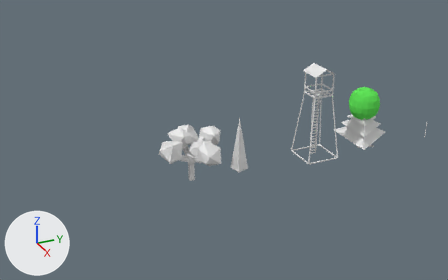
An edit to the Blender file bird_hordes_Data/Resources/environment_objects.blend, drawn before and after from the same camera.
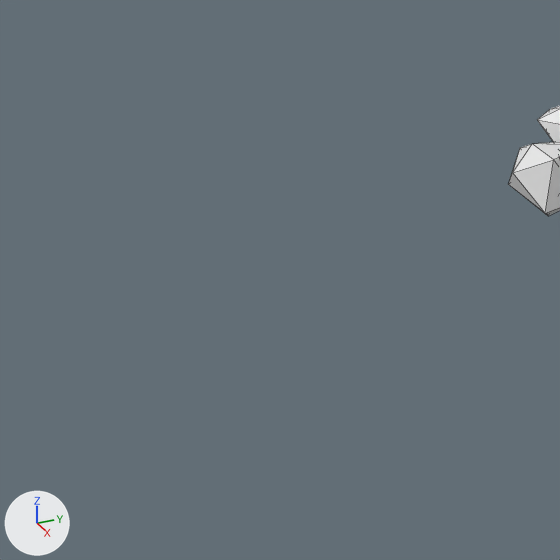
The first picture shows the older version from a 50 mm lens placed at (54.8, -42.5, 31.3), pointed at (-3.1, -16.4, 2.4). The close-ups show both versions on the part from 0% to 39% of the width and 35% to 97% of the height of that picture; other places that the commit changed are outside them. Arrows for +X, +Y and +Z are at lower left; the lights stay in place. The close-ups show mesh edges as thin lines.
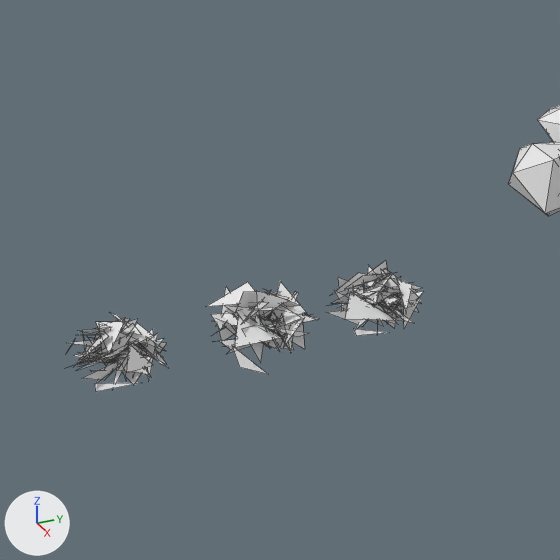
What differs and where, as boxes (x1, y1, x2, y2) in the close-ups (560 x 560 px):
'Bush.001', added: after (206, 281, 318, 374)
'Bush.002', added: after (68, 312, 168, 391)
'Bush', added: after (326, 261, 424, 336)

The edits, one by one:
Mesh me_icosphere_003 is new.
It has 243 vertices, 81 faces and spans x -1.52..1.43, y -1.53..1.52, z -0.29..1.6.
Mesh me_icosphere_002 is new.
It has 243 vertices, 81 faces and spans x -1.75..1.67, y -1.47..1.76, z -0.6..1.86.
Mesh me_icosphere_001 is new.
It has 243 vertices, 81 faces and spans x -1.56..1.47, y -1.49..1.69, z -0.3..1.62.
Object 'Bush.002' (ob_bush_002) is new; it shows me_icosphere_003.
Its location is (0.0, -37.66, 0.0).
Object 'Bush.001' (ob_bush_001) is new; it shows me_icosphere_002.
Its location is (0.0, -33.39, 0.0).
Object 'Bush' (ob_bush) is new; it shows me_icosphere_001.
Its location is (0.0, -29.79, 0.0).
